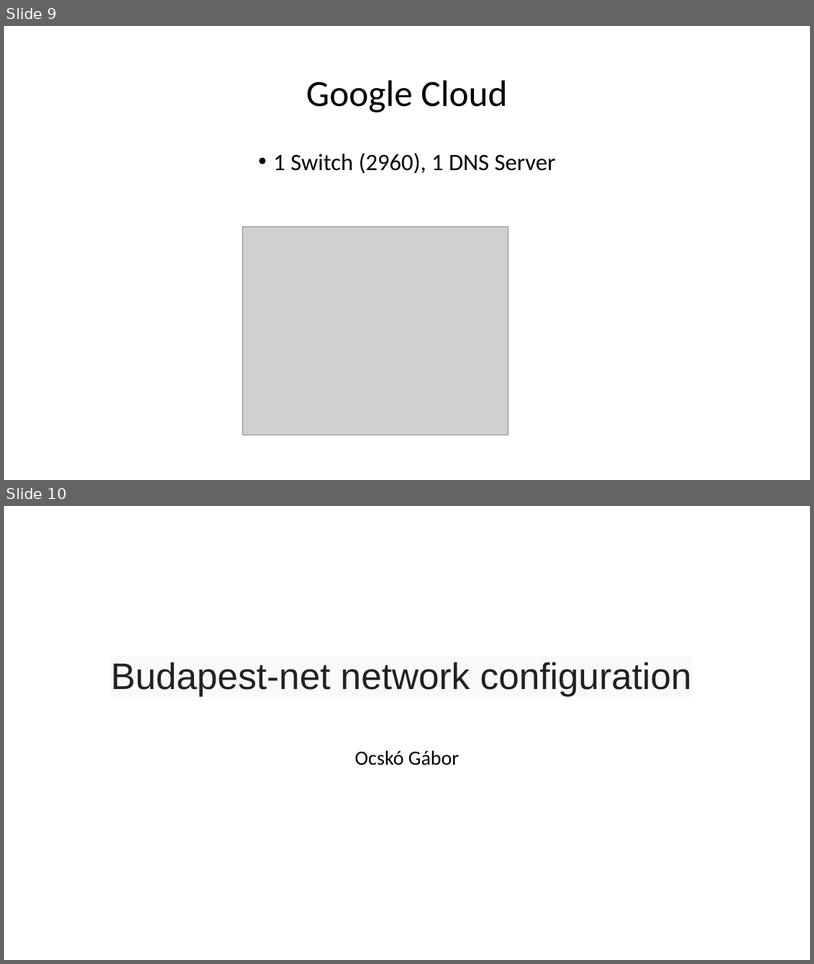
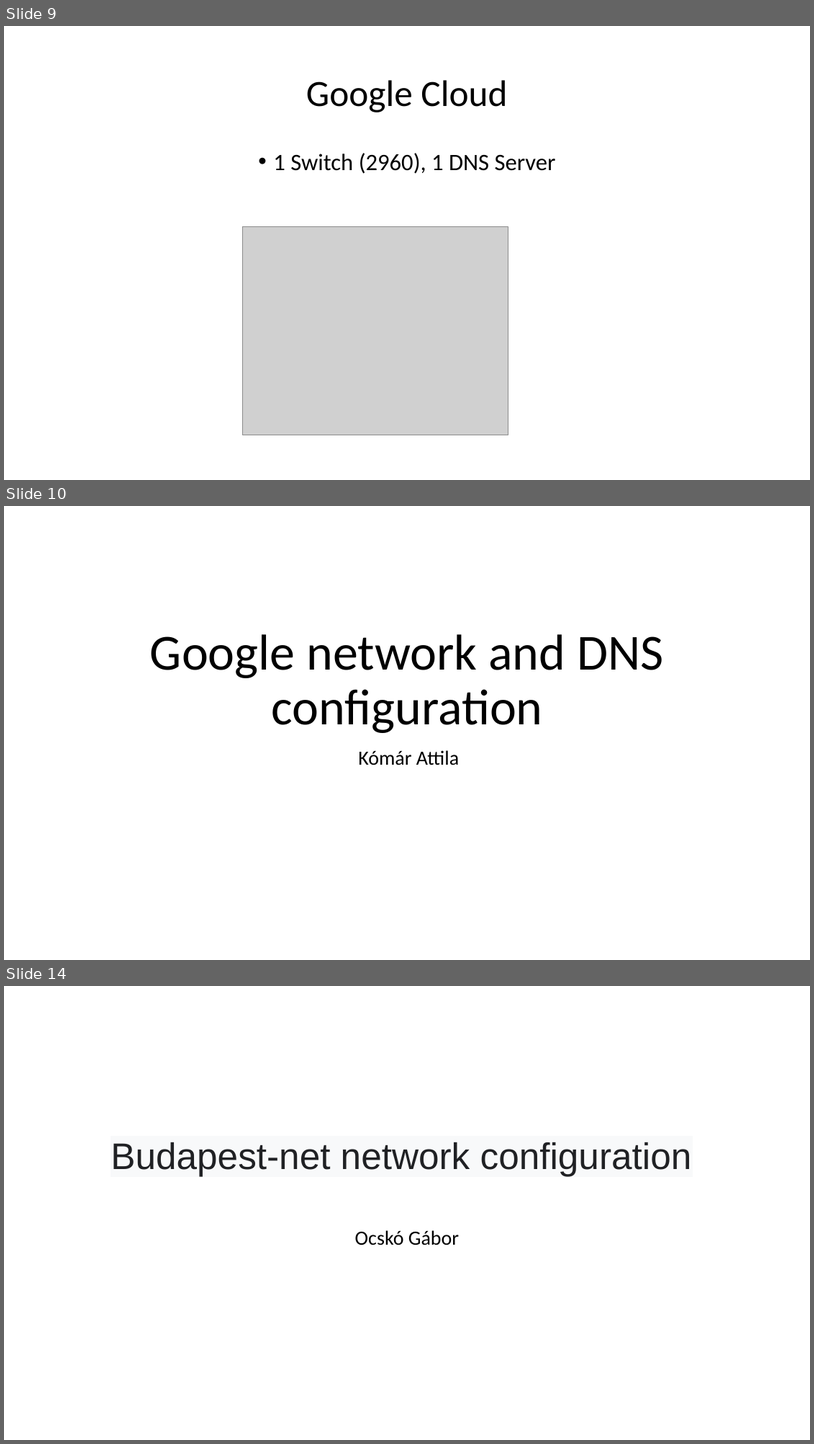
Before and after one commit to I-Izumi/School-project-network, a slide deck: Prezentációk/Projekt_English.pptx. Shown one above the other, each under a label of ours: slides 9 and 10 before the commit, slides 9, 10 and 14 after it; the slides between them are not shown. The pictures are 814x964 and 814x1444 pixels, drawn with LibreOffice and Linux fonts; fonts in the diff are those of the drawing; grey boxes stand for pictures. Boxes give left, top, right and bottom in pixels: in the first picture for what was removed or moved away, otherwise in the second. Text is boxed around its words. In the diff, an @@ line names an element or a change of style, - is before the commit and + after.

```diff
--- a/Prezentációk/Projekt_English.pptx
+++ b/Prezentációk/Projekt_English.pptx
@@ slide 10 added at (x1=4, y1=506, x2=810, y2=960), background #FFFFFF @@
@@ title added at (x1=150, y1=634, x2=664, y2=733), 60 pt, text #000000 @@
+Google network and DNS configuration
@@ subtitle added at (x1=358, y1=750, x2=459, y2=765), 24 pt, text #000000 @@
+Kómár Attila
@@ what was slide 10 is now slide 14 @@
```
Also in this commit, not shown: 2 slides changed, 9 other slides added.
